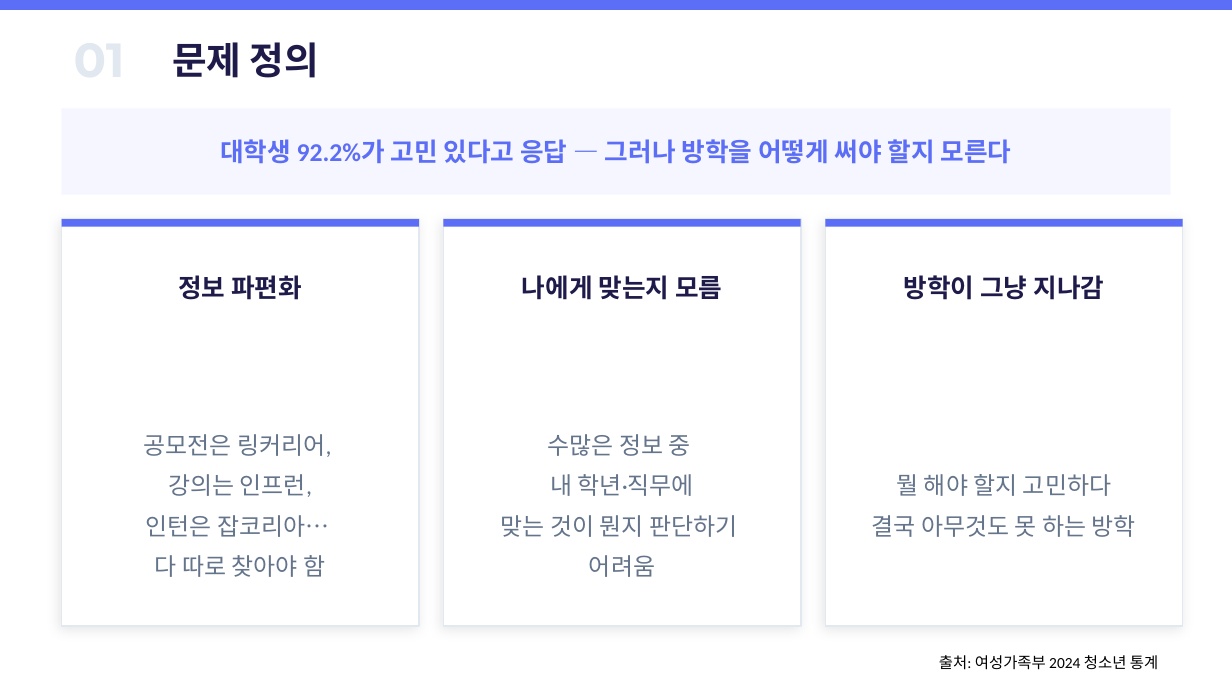
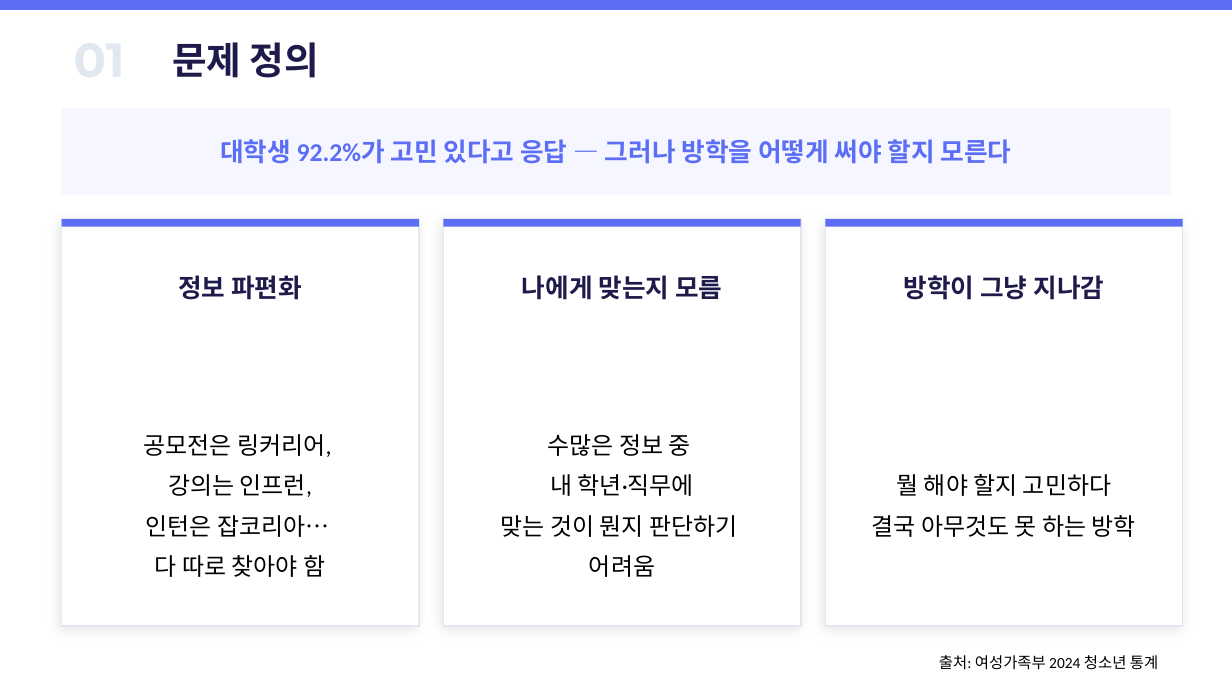
Before and after one commit to jeehwanhee/vacation-planner, a slide deck: slide 2 of 방학에 뭐하지_발표자료.pptx. Drawn at 1232x693 pixels with LibreOffice and Linux fonts; fonts in the diff are those of the drawing. Boxes give left, top, right and bottom in pixels: in the first picture for what was removed or moved away, otherwise in the second. Text is boxed around its words. In the diff, an @@ line names an element or a change of style, - is before the commit and + after.

```diff
--- a/방학에 뭐하지_발표자료.pptx
+++ b/방학에 뭐하지_발표자료.pptx
@@ text colour #64748B to #000000 in 3 elements at [143, 434, 332, 577], [501, 434, 737, 577], [872, 474, 1136, 537] @@
```
Also in this commit, not shown: 1 slide added, 3 other files.
